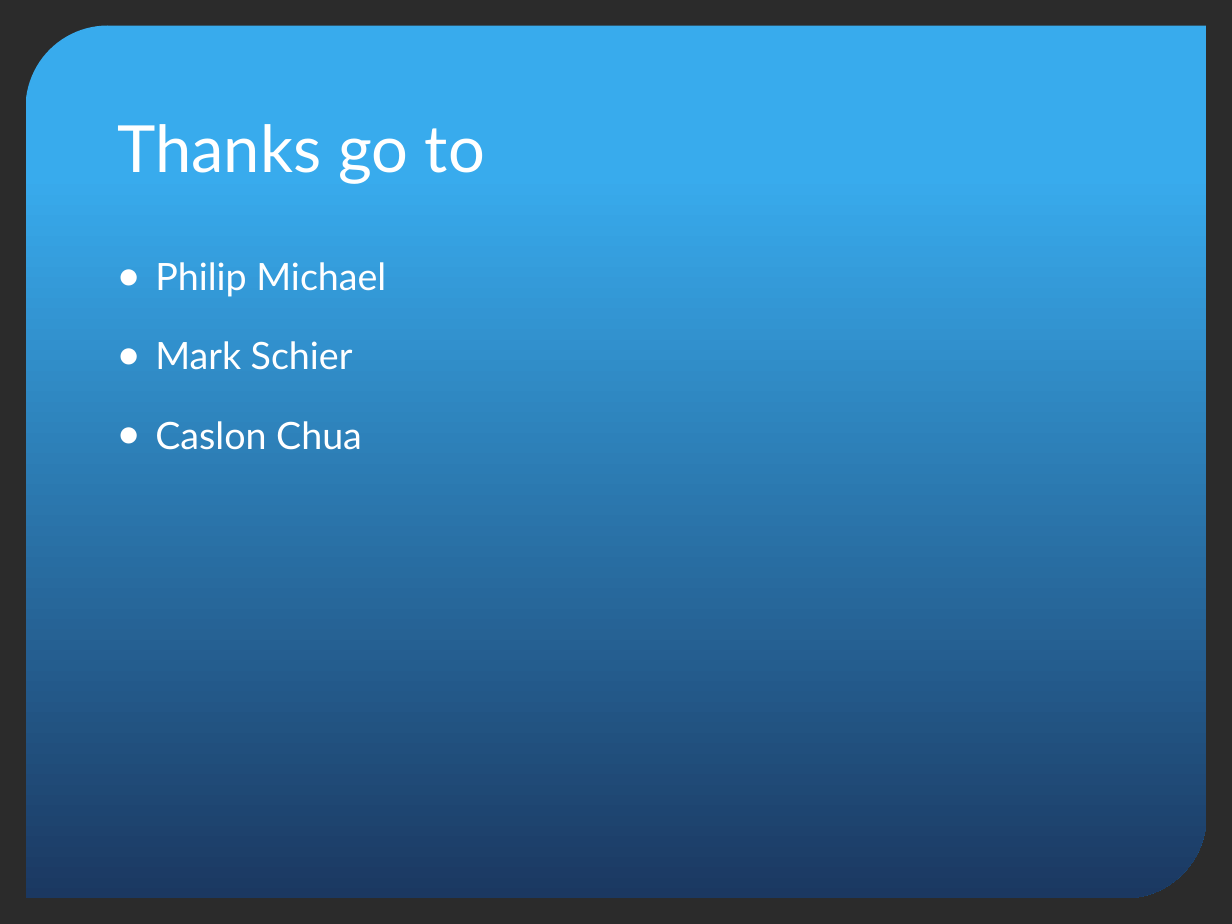
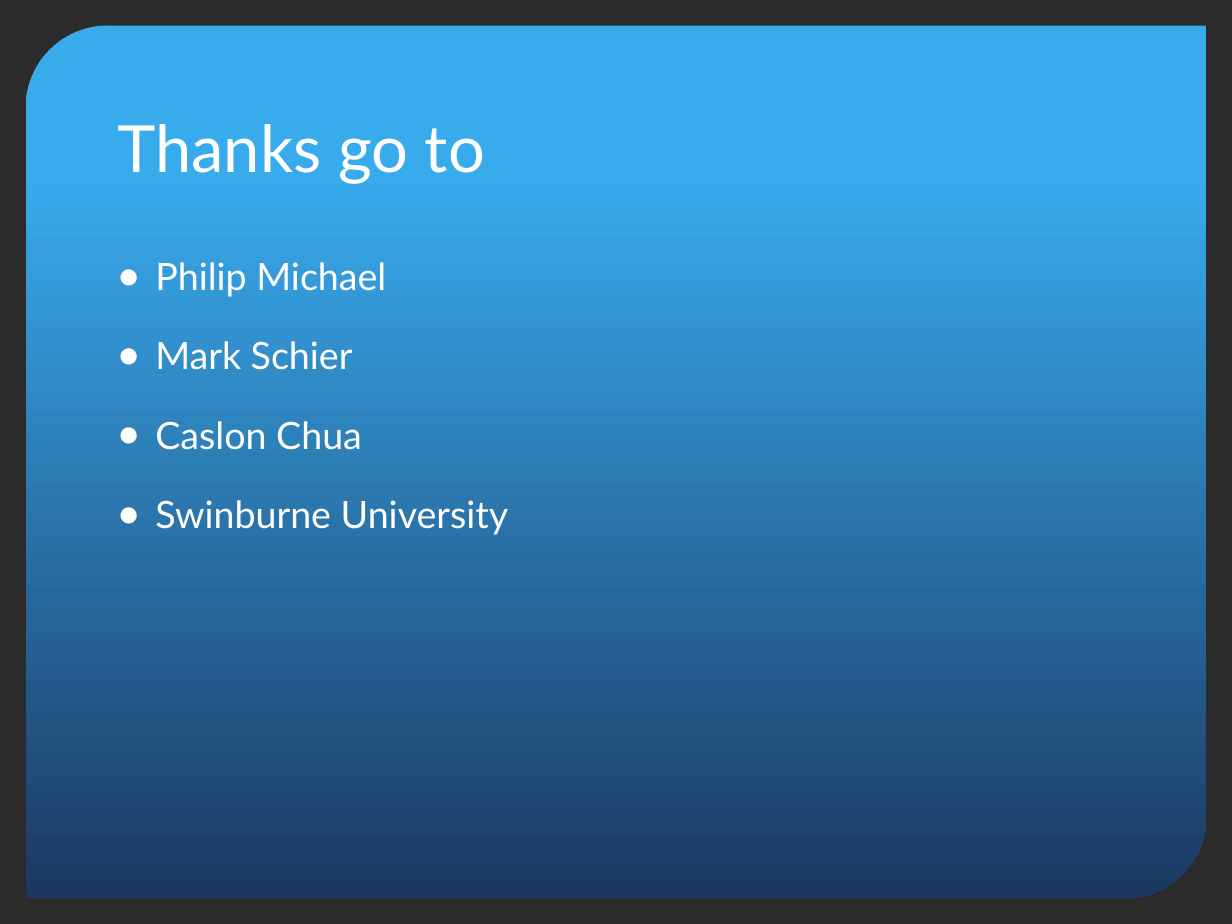
Before and after one commit to ngokylan/Leap-Motion, a slide deck: slide 10 of Final Submission/Appendices/19 - Presentations/Week 12.pptx (slide 13 before the commit). Drawn at 1232x924 pixels with LibreOffice and Linux fonts; fonts in the diff are those of the drawing; background and template pictures are left out; a plain dark background stands for a picture behind light text. Boxes give left, top, right and bottom in pixels: in the first picture for what was removed or moved away, otherwise in the second. Text is boxed around its words. In the diff, an @@ line names an element or a change of style, - is before the commit and + after.

```diff
--- a/Final Submission/Appendices/19 - Presentations/Week 12.pptx
+++ b/Final Submission/Appendices/19 - Presentations/Week 12.pptx
@@ text at box(155, 500, 508, 535): paragraph added @@
+● Swinburne University
```
Also in this commit, not shown: 3 other slides changed, 3 slides removed, 3 other files.
